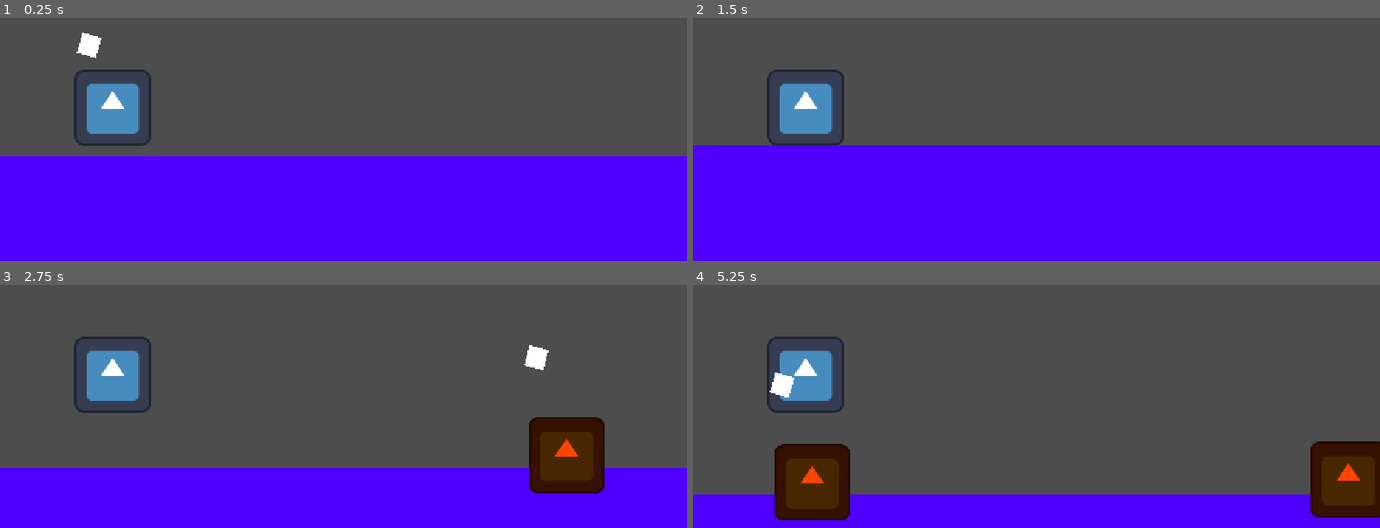
Above: before the commit, frames 1-4 (two rows, left to right).
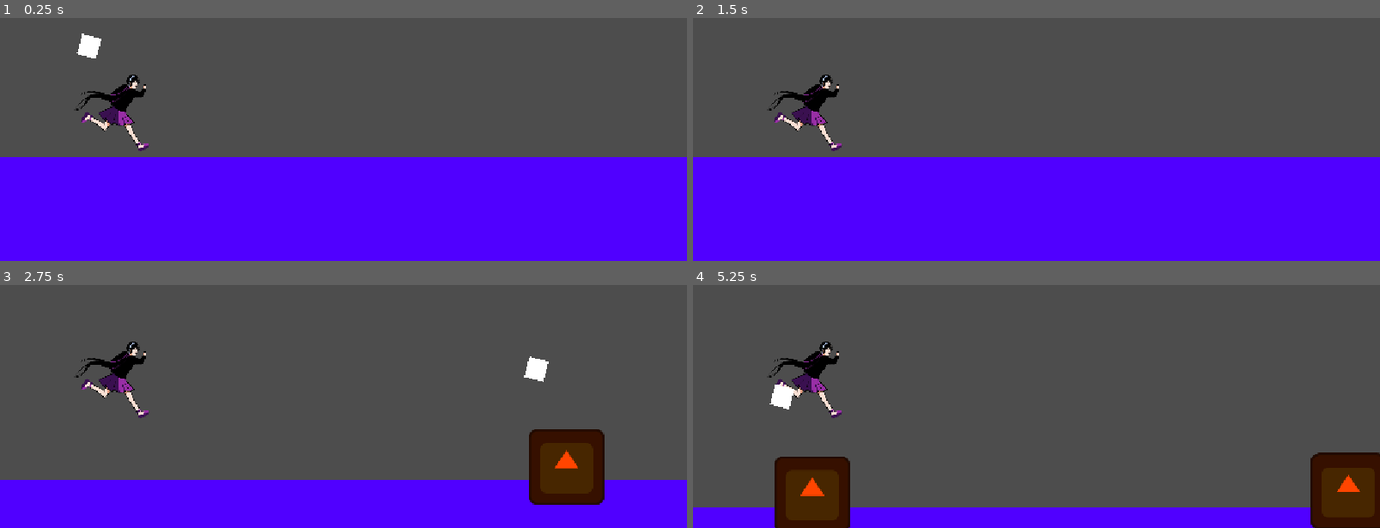
Above: after the commit, the same moments.

Repository: AJMoraes-58/Grupo9-infinite-runner
Game: Godot game, scene res://Cenas/mundo.tscn
Same seed, same stepped clock (60 frames per second), same inputs: the game is played once before the commit and once after it. The engine's default icon, where the game draws it, is replaced by a stand-in: a white triangle on a blue panel in a dark square.
Inputs:
- Up to frame 1 (0.25 s): no input
- Up to frame 2 (1.5 s): hold Up (ui_up) from 0.53 s (still down)
- Up to frame 3 (2.75 s): release Up (ui_up) at 2.03 s; tap Up (ui_up) at 2.1 s
- Up to frame 4 (5.25 s): hold Up (ui_up) 2.78-4.28 s; tap Up (ui_up) at 4.35, 4.52, 4.82 s; hold Up (ui_up) from 5.03 s (still down)

The runs differ from the first frame. In frame 1, 2.6% of the frame differs, in the area x 0-100%, y 6-58%; in frame 2, 7.1%; in frame 3, 8.3%; in frame 4, 9.0%, in the area x 0-100%, y 21-100%.

Commit message:
adiciona a imagem da protaonista, sua logica de animacao e a mudanca na colisao da personagem

Diff:
--- a/Cenas/protagonista.tscn
+++ b/Cenas/protagonista.tscn
@@ -1,21 +1,93 @@
 [gd_scene format=3 uid="uid://tvtnh34op6og"]
 
 [ext_resource type="Script" uid="uid://dladac50ytvge" path="res://Scripts/protagonista.gd" id="1_3mf1m"]
-[ext_resource type="Texture2D" uid="uid://dc5t4hcakfa0n" path="res://icon.svg" id="1_p0ko2"]
+[ext_resource type="Texture2D" uid="uid://dfv31idqu47pw" path="res://Artes/Personagem 1.png" id="2_4dfmo"]
 
-[sub_resource type="RectangleShape2D" id="RectangleShape2D_3mf1m"]
-size = Vector2(126, 125)
+[sub_resource type="AtlasTexture" id="AtlasTexture_4dfmo"]
+atlas = ExtResource("2_4dfmo")
+region = Rect2(0, 0, 523, 800)
+
+[sub_resource type="AtlasTexture" id="AtlasTexture_o8hgg"]
+atlas = ExtResource("2_4dfmo")
+region = Rect2(523, 0, 523, 800)
+
+[sub_resource type="AtlasTexture" id="AtlasTexture_f05np"]
+atlas = ExtResource("2_4dfmo")
+region = Rect2(1046, 0, 523, 800)
+
+[sub_resource type="AtlasTexture" id="AtlasTexture_r3qfo"]
+atlas = ExtResource("2_4dfmo")
+region = Rect2(1569, 0, 523, 800)
+
+[sub_resource type="AtlasTexture" id="AtlasTexture_f2jm7"]
+atlas = ExtResource("2_4dfmo")
+region = Rect2(2092, 0, 523, 800)
+
+[sub_resource type="AtlasTexture" id="AtlasTexture_2mgbb"]
+atlas = ExtResource("2_4dfmo")
+region = Rect2(2615, 0, 523, 800)
+
+[sub_resource type="AtlasTexture" id="AtlasTexture_7a47k"]
+atlas = ExtResource("2_4dfmo")
+region = Rect2(1569, 0, 523, 800)
+
+[sub_resource type="AtlasTexture" id="AtlasTexture_wj5i8"]
+atlas = ExtResource("2_4dfmo")
+region = Rect2(2092, 0, 523, 800)
+
+[sub_resource type="SpriteFrames" id="SpriteFrames_2mgbb"]
+animations = [{
+"frames": [{
+"duration": 1.0,
+"texture": SubResource("AtlasTexture_4dfmo")
+}, {
+"duration": 1.0,
+"texture": SubResource("AtlasTexture_o8hgg")
+}, {
+"duration": 1.0,
+"texture": SubResource("AtlasTexture_f05np")
+}, {
+"duration": 1.0,
+"texture": SubResource("AtlasTexture_r3qfo")
+}, {
+"duration": 1.0,
+"texture": SubResource("AtlasTexture_f2jm7")
+}, {
+"duration": 1.0,
+"texture": SubResource("AtlasTexture_2mgbb")
+}],
+"loop": true,
+"name": &"corrida",
+"speed": 8.0
+}, {
+"frames": [{
+"duration": 1.0,
+"texture": SubResource("AtlasTexture_7a47k")
+}, {
+"duration": 1.0,
+"texture": SubResource("AtlasTexture_wj5i8")
+}],
+"loop": false,
+"name": &"pulo",
+"speed": 5.0
+}]
+
+[sub_resource type="CapsuleShape2D" id="CapsuleShape2D_4dfmo"]
+height = 140.0
 
 [node name="protagonista" type="CharacterBody2D" unique_id=1602220430]
 script = ExtResource("1_3mf1m")
 
-[node name="Sprite2D" type="Sprite2D" parent="." unique_id=371963964]
-position = Vector2(63, 67)
-texture = ExtResource("1_p0ko2")
+[node name="AnimatedSprite2D" type="AnimatedSprite2D" parent="." unique_id=1096387233]
+position = Vector2(60.500004, 80.750015)
+scale = Vector2(0.28107077, 0.294375)
+sprite_frames = SubResource("SpriteFrames_2mgbb")
+animation = &"corrida"
+frame_progress = 0.5486174
 
 [node name="CollisionShape2D" type="CollisionShape2D" parent="." unique_id=1375991720]
-position = Vector2(64, 67)
-shape = SubResource("RectangleShape2D_3mf1m")
+position = Vector2(73, 79)
+shape = SubResource("CapsuleShape2D_4dfmo")
 
 [node name="Camera2D" type="Camera2D" parent="." unique_id=728148421]
 offset = Vector2(450, 0)
--- a/Scripts/protagonista.gd
+++ b/Scripts/protagonista.gd
@@ -1,4 +1,5 @@
 extends CharacterBody2D
+@onready var animacao = $AnimatedSprite2D
 
 #var para vaiaveis; const para constantes
 #valor do pulo tem que ser negativo porque y=0 eh o topo da tela
@@ -18,8 +19,21 @@
 
 	#ui_up eh a seta pra cima
 	if Input.is_action_just_pressed("ui_up") and quantidadeDePulos < MAXIMO_DE_PULOS:
-		velocity.y = VELOCIDADE_DO_PULO
-		quantidadeDePulos += 1
+		if is_on_floor():
+			velocity.y = VELOCIDADE_DO_PULO
+			quantidadeDePulos += 1
+
+		elif quantidadeDePulos < MAXIMO_DE_PULOS:
+			velocity.y = VELOCIDADE_DO_PULO
+			quantidadeDePulos += 1
+			animacao.stop()
+			animacao.play("pulo")
+
+	#animacao
+	if is_on_floor():
+		animacao.play("corrida")
+	elif animacao.animation != "pulo":
+		animacao.play("pulo")
 
 	velocity.x = VELOCIDADE_DA_CORRIDA
 	move_and_slide()
Binary file added: Artes/Personagem 1.png
Not shown, added: Artes/Personagem 1.png.import
Binary file added: Artes/Personagem 2.png
Not shown, added: Artes/Personagem 2.png.import
